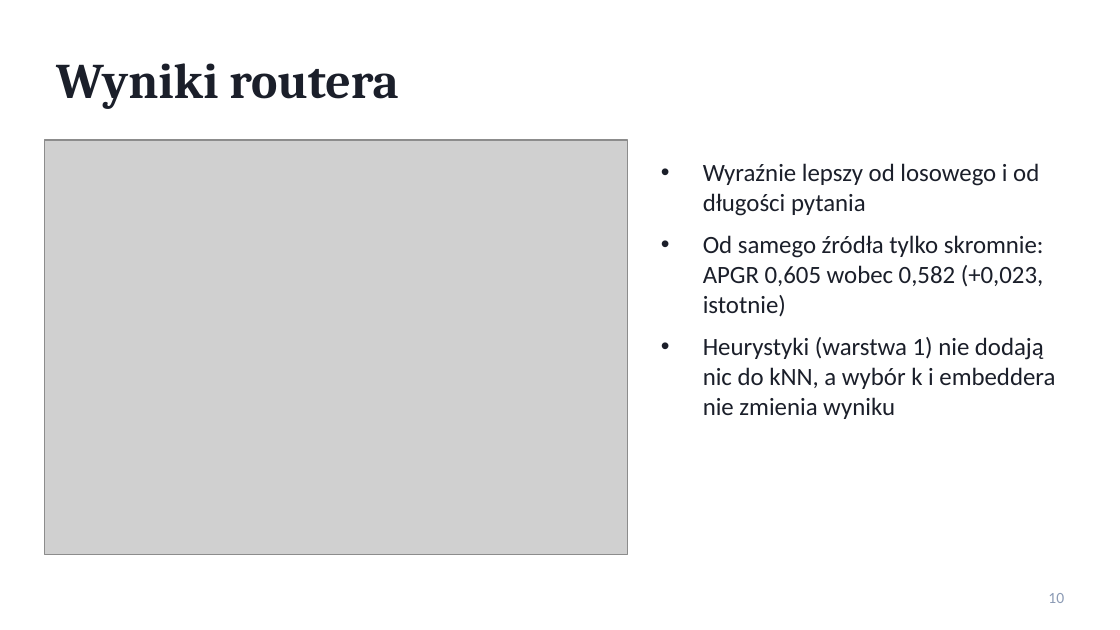
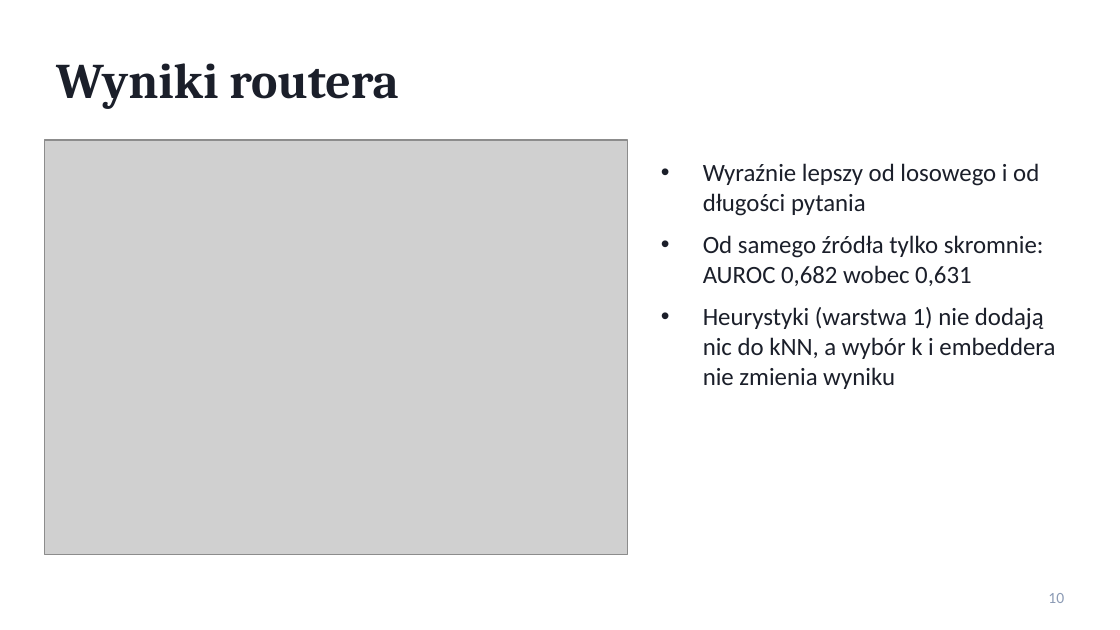
Before and after one commit to philip-melkowski/philip_melkowski_praca_inz, a slide deck: slide 10 of docs/prezentacja_postepy.pptx. Drawn at 1120x630 pixels with LibreOffice and Linux fonts; fonts in the diff are those of the drawing; grey boxes stand for pictures. Boxes give left, top, right and bottom in pixels: in the first picture for what was removed or moved away, otherwise in the second. Text is boxed around its words. In the diff, an @@ line names an element or a change of style, - is before the commit and + after.

```diff
--- a/docs/prezentacja_postepy.pptx
+++ b/docs/prezentacja_postepy.pptx
@@ text at (x1=703, y1=235, x2=1044, y2=286): text changed @@
-• Od samego źródła tylko skromnie: APGR 0,605 wobec 0,582 (+0,023, istotnie)
+• Od samego źródła tylko skromnie: AUROC 0,682 wobec 0,631
```
Also in this commit, not shown: 1 other slide changed, 2 other files.
